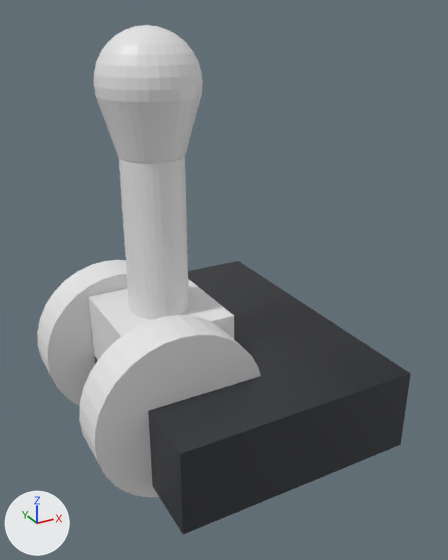
An edit to the FBX model Assets/lever.fbx, drawn before and after from the same camera.
Rendered twice from a 50 mm lens placed at (-3.7, -6.13, 4.24), pointed at (-0.5, -0.3, 1.32). Lighting does not change. The marker at lower left points along +X, +Y and +Z. The first picture is the older version. Where no turn or scale is listed for an object, it has been applied to the vertices. Vertices at exactly the same position are counted once.
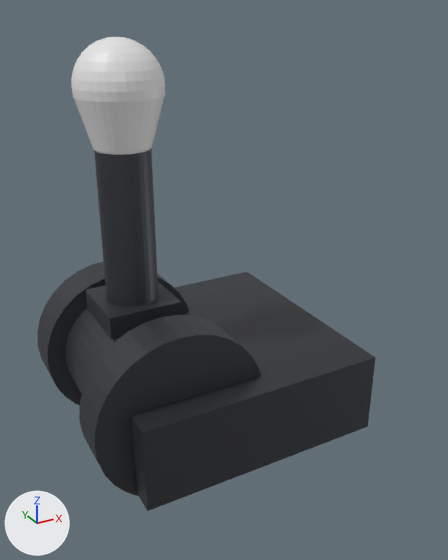
Pixel boxes (x1, y1, x2, y2) of what changed, in the pictures (448 x 560 px; the box of a moved part takes in the faces that stretch with it):
```json
{"object": "Cube", "change": "deleted", "before": [94, 261, 411, 534]}
{"object": "Cube.001", "change": "reshaped, moved, rescaled", "before": [89, 279, 234, 360], "after": [131, 272, 376, 511]}
{"object": "Cylinder.004", "change": "added", "after": [71, 37, 182, 339], "faces in mat_material_001 (dark grey #4c4e53)": [86, 149, 182, 339], "faces in mat_material_003 (white #e7e7e7)": [71, 37, 165, 155]}
{"object": "Cylinder.001", "change": "recoloured", "before": [79, 315, 261, 496], "after": [79, 315, 261, 496], "on screen": "white to dark grey"}
{"object": "Sphere", "change": "deleted", "before": [94, 25, 203, 164]}
{"object": "Cylinder.002", "change": "deleted", "before": [119, 157, 189, 319]}
{"object": "Cylinder", "change": "recoloured", "before": [37, 261, 106, 405], "after": [37, 261, 106, 405], "on screen": "white to dark grey"}
{"object": "Cylinder.003", "change": "added", "after": [65, 308, 120, 394]}
{"part": 1, "of": "me_cube_004", "change": "moved or reshaped", "before": [94, 261, 411, 534], "after": [131, 272, 376, 511]}
```

Scene script edits in JSON lines:
```json
{"op": "add", "block": "mat_material_002", "code": ["mat_material_002 = principled_material('Material.002')", "mat_material_002.base_color = (0.0715, 0.0752, 0.0871)  # dark grey #4c4e53", "mat_material_002.metallic = 0.673"]}
{"block": "me_cylinder_003", "where": "me_cylinder_003.from_pydata(...)  # 64 vertices, 34 faces; spans x -0.98..0.98, y -0.26..0.26, z -0.98..0.98"}
{"op": "add", "block": "me_cylinder_003", "code": "me_cylinder_003.materials.append(mat_material_001)  # dark grey #4c4e53"}
{"op": "remove", "block": "me_cube_004", "code": "me_cube_004.from_pydata(...)  # 8 vertices, 6 faces; spans x -1.42..1.42, y -1.93..1.93, z -0.49..0.49"}
{"op": "add", "block": "me_cube_004", "code": "me_cube_004.from_pydata(...)  # 8 vertices, 6 faces; spans x -1.0..1.0, y -1.0..1.0, z -1.0..1.0"}
{"block": "me_cube_004", "change": "me_cube_004 part 1: the whole mesh is scaled about its middle by (0.705, 0.519, 2.04)"}
{"block": "me_cylinder_004", "where": "me_cylinder_004.from_pydata(...)  # 64 vertices, 34 faces; spans x -0.98..0.98, y -0.26..0.26, z -0.98..0.98"}
{"op": "add", "block": "me_cylinder_004", "code": "me_cylinder_004.materials.append(mat_material_001)  # dark grey #4c4e53"}
{"op": "add", "block": "me_cylinder_001", "code": ["me_cylinder_001 = bpy.data.meshes.new('Cylinder.001')", "me_cylinder_001.from_pydata(...)  # a 32-sided cylinder along y spanning x -0.77..0.77, y -0.67..0.67, z -0.77..0.77", "me_cylinder_001.materials.append(mat_material_002)  # dark grey #4c4e53"]}
{"op": "add", "block": "me_cylinder_002", "code": ["me_cylinder_002 = bpy.data.meshes.new('Cylinder.002')", "me_cylinder_002.from_pydata(...)  # 489 vertices, 456 faces; spans x -0.55..0.55, y -0.55..0.55, z -3.23..0.0", "# faces by material slot: [40, 416]", "me_cylinder_002.materials.append(mat_material_001)  # dark grey #4c4e53", "me_cylinder_002.materials.append(mat_material_003)  # white #e7e7e7"]}
{"op": "remove", "block": "ob_sphere", "code": ["ob_sphere = bpy.data.objects.new('Sphere', me_sphere)", "ob_sphere.location = (-1.2, 0.0, 3.53)"]}
{"op": "remove", "block": "ob_cube", "code": ["ob_cube = bpy.data.objects.new('Cube', me_cube_004)", "ob_cube.location = (-0.43, 0.0, 0.0)"]}
{"op": "set", "path": "ob_cube_001", "old": "bpy.data.objects.new('Cube.001', me_cube_005)", "new": "bpy.data.objects.new('Cube.001', me_cube_004)"}
{"op": "set", "path": "ob_cube_001.location", "old": "(-1.2, 0.0, 0.62)", "new": "(-0.58, 0.0, 0.0)"}
{"op": "set", "path": "ob_cube_001.scale", "old": "(0.648, 0.648, 0.408)", "new": "(1.46, 1.47, 0.491)"}
{"op": "remove", "block": "ob_cylinder_002", "code": ["ob_cylinder_002 = bpy.data.objects.new('Cylinder.002', me_cylinder_006)", "ob_cylinder_002.location = (-1.2, 0.0, 1.62)", "ob_cylinder_002.rotation_euler = (0.0, 0.0, -3.142)  # degrees (0, 0, -180)", "ob_cylinder_002.scale = (-1.0, -1.0, -1.91)"]}
{"op": "add", "block": "ob_cylinder_003", "code": ["ob_cylinder_003 = bpy.data.objects.new('Cylinder.003', me_cylinder_001)", "ob_cylinder_003.location = (-1.45, 0.0, 0.25)"]}
{"op": "add", "block": "ob_cylinder_004", "code": ["ob_cylinder_004 = bpy.data.objects.new('Cylinder.004', me_cylinder_002)", "ob_cylinder_004.location = (-1.52, 0.0, 0.98)", "ob_cylinder_004.rotation_euler = (0.0, 0.0, 3.142)  # degrees (0, 0, 180)", "ob_cylinder_004.scale = (-0.837, -0.837, -0.93)"]}
```
